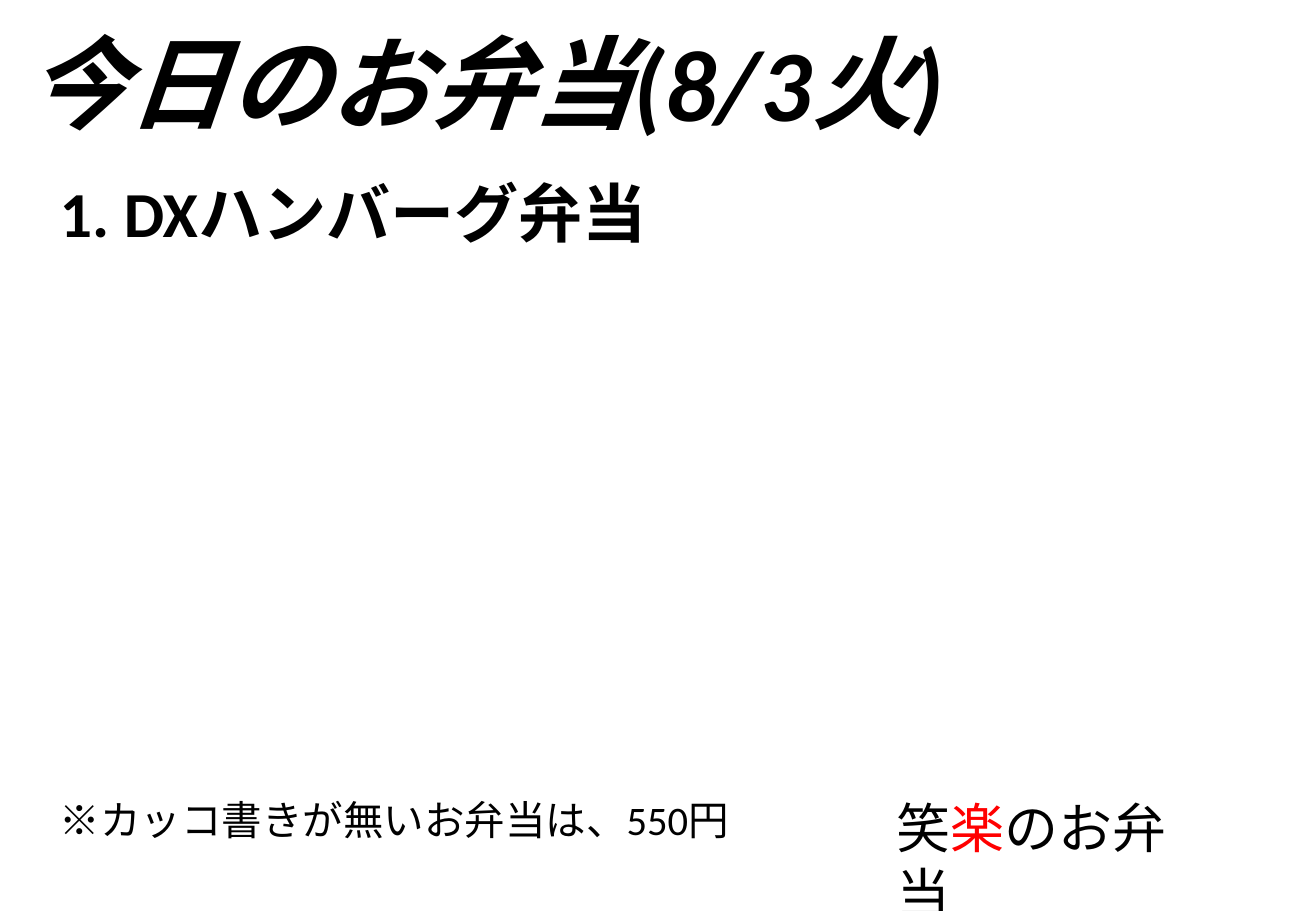
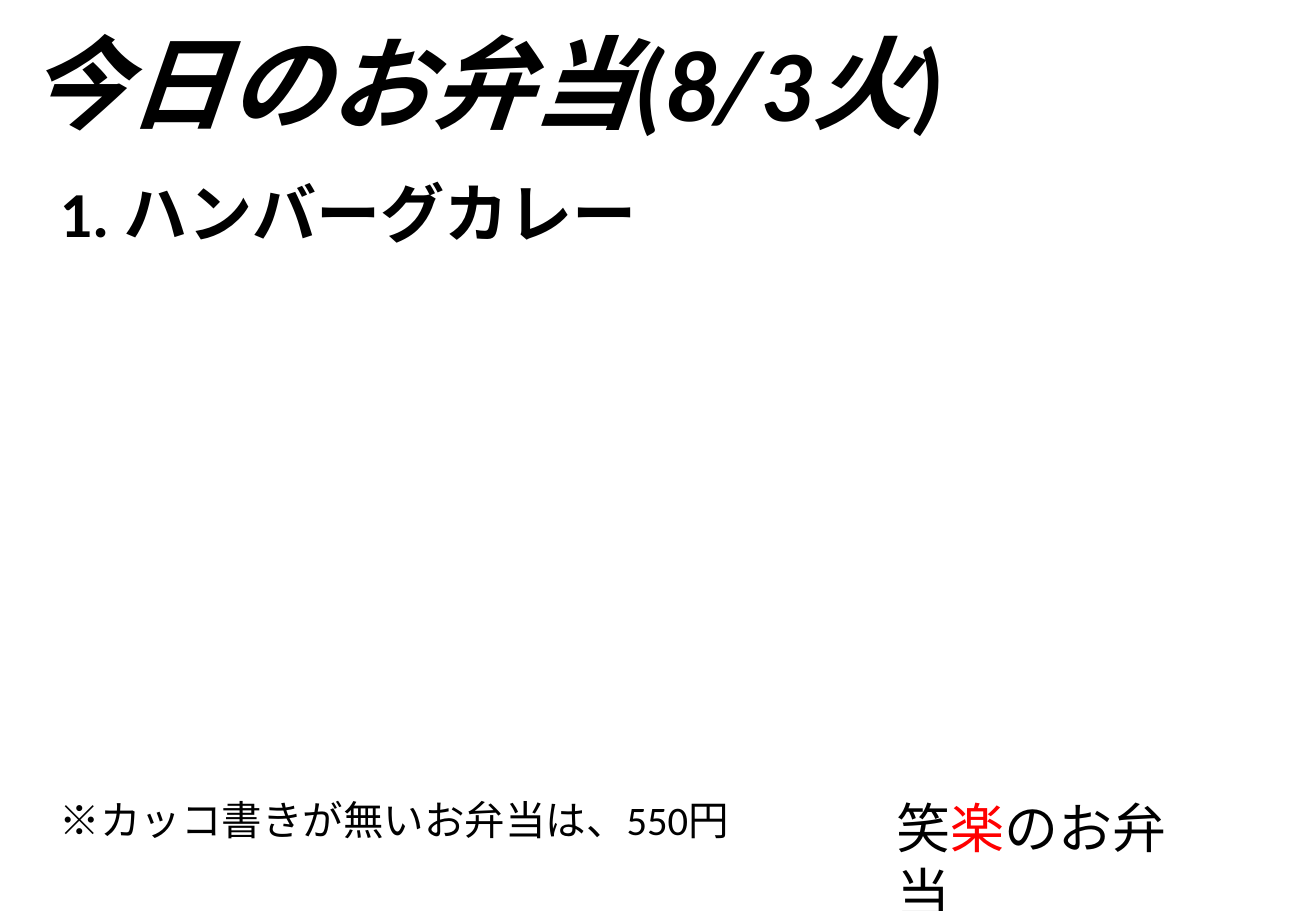
Before and after one commit to himaji/pptx_auto_gen, a slide deck: slide 1 of todays_menu.pptx. Drawn at 1316x911 pixels with LibreOffice and Linux fonts; fonts in the diff are those of the drawing. Boxes give left, top, right and bottom in pixels: in the first picture for what was removed or moved away, otherwise in the second. Text is boxed around its words. In the diff, an @@ line names an element or a change of style, - is before the commit and + after.

```diff
--- a/todays_menu.pptx
+++ b/todays_menu.pptx
@@ text at [60, 181, 637, 243]: text changed @@
-1. DXハンバーグ弁当
+1. ハンバーグカレー
```
Also in this commit, not shown: 6 other files.
